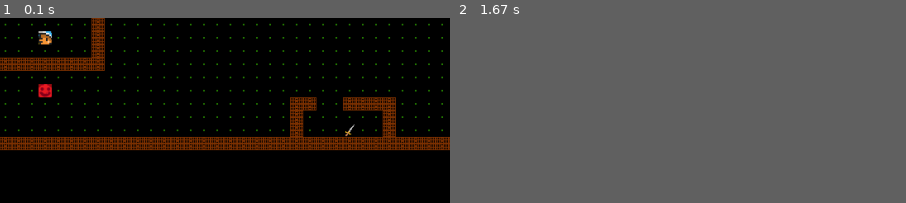
Above: before the commit, frames 1-2 (left to right).
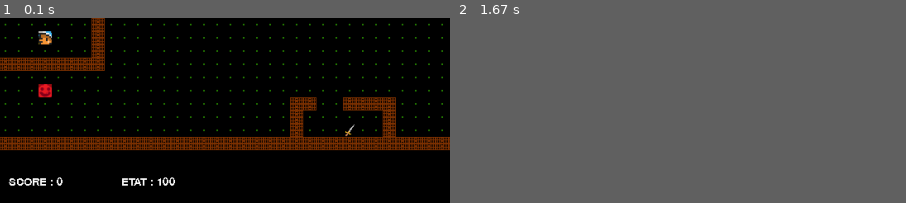
Above: after the commit, the same moments.

Repository: LouisJustinTALLOT/Hackathon-Bellon-Gstalter-Tallot
Game: pygame game, started from main.py
Two runs of this game, one before a commit and one after it. Both use one fixed random seed, a clock stepped at 60 frames per second and the inputs below.
Inputs:
- Up to frame 1 (0.1 s): no input
- Up to frame 2 (1.67 s): tap Q at 0.33 s
The pictures show only the part of the screen within x 43-93%, y 50-100%; the shares and areas given below are measured in that part.

The runs differ from the first frame. In frame 1, 0.6% of the frame differs, in the area x 1-39%, y 85-91%; in frame 2, nothing differs.

Commit message:
score et etat

Diff:
--- a/src/display.py
+++ b/src/display.py
@@ -34,6 +34,12 @@
 
     textsurface2 = myfont.render('FAIM : '+str(perso.faim), False, (255, 255, 255))
     screen.blit(textsurface2,(5*m,16*(n+2)))
+
+    textsurface3 = myfont.render('SCORE : '+str(perso.score), False, (255, 255, 255))
+    screen.blit(textsurface3,(7*m,16*(n+2)))
+
+    textsurface4 = myfont.render('ETAT : '+str(perso.etat), False, (255, 255, 255))
+    screen.blit(textsurface4,(9*m,16*(n+2)))
     # print(perso.faim)
     # print(perso.etat)
 
